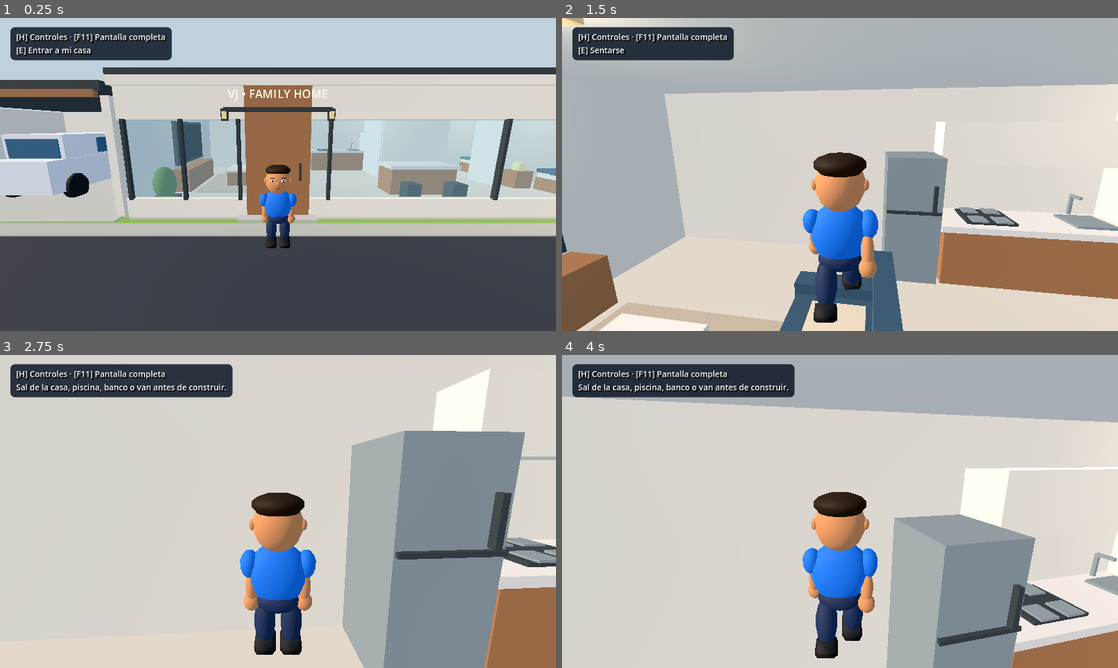
Above: before the commit, frames 1-4 (two rows, left to right).
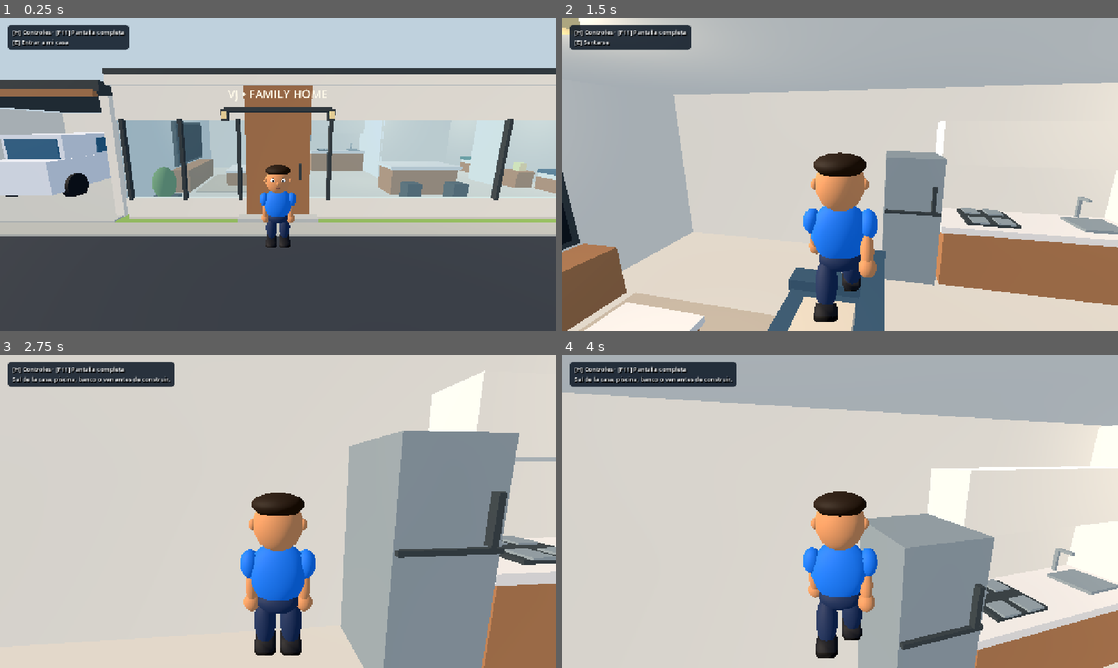
Above: after the commit, the same moments.

Repository: valdy247/mycity
Game: Godot game, scene res://main.tscn
Two runs of this game, one before a commit and one after it. Both use one fixed random seed, a clock stepped at 60 frames per second and the inputs below. This scene is started directly instead of the project's main scene.
Inputs (mouse positions are in pixels of both pictures, inside the frame that each line leads up to):
- Up to frame 1 (0.25 s): no input
- Up to frame 2 (1.5 s): tap Enter at 0.5 s; move the mouse to (867, 174) at 0.52 s; hold W from 0.53 s (still down); tap E at 0.6 s; click (867, 174) at 0.67 s; tap Space at 0.77 s; move the mouse to (812, 174) at 1.27 s; tap Shift at 1.35 s
- Up to frame 3 (2.75 s): keep holding W; tap Space at 1.52 s; move the mouse to (289, 505) at 2.02 s; tap B at 2.1 s
- Up to frame 4 (4 s): keep holding W; tap Space at 2.75, 3.02, 3.77 s; move the mouse to (834, 517) at 2.77 s; tap Q at 2.85 s; click (834, 517) at 2.92 s; move the mouse to (878, 514) at 3.52 s; tap X at 3.6 s

The runs differ from the first frame. In frame 1, 4.6% of the frame differs, in the area x 0-100%, y 2-74%; in frame 2, 9.8%; in frame 3, 5.9%; in frame 4, 19%, in the area x 0-100%, y 2-100%.

Commit message:
Keep native rendering resolution on low graphics and reduce rental interior draw distance

Diff:
--- a/game/main.gd
+++ b/game/main.gd
@@ -638,8 +638,17 @@
 
 # Match the existing simulation clock; lighting never changes its speed.
 # Rooms at y=110 have their own lights and must not inherit the outdoor night.
+func _update_player_draw_distance() -> void:
+	if not is_instance_valid(play_camera): return
+	# The rental interior is at y=110 and is only 14 x 12 m. Avoid rendering
+	# distant city geometry through its closed walls. Do not change world physics.
+	var in_rental: bool = is_instance_valid(garage) and garage.inside and is_instance_valid(player) and absf(player.global_position.y-110.0)<8.0
+	var distance := 38.0 if in_rental else (320.0 if low_graphics else (550.0 if graphics_quality==1 else 720.0))
+	if not is_equal_approx(play_camera.far,distance): play_camera.far = distance
+
 func _update_visual_lighting(force: bool = false) -> void:
 	if visual_environment==null or visual_sun==null: return
+	_update_player_draw_distance()
 	var minute := 480.0
 	if business!=null and business.life!=null:
 		minute = fposmod(float(business.life.state.get("minutes",480.0)),1440.0)
@@ -682,10 +691,13 @@
 	graphics_quality = clampi(graphics_quality,0,2)
 	low_graphics = graphics_quality==0
 	var window := get_window()
-	window.content_scale_mode = Window.CONTENT_SCALE_MODE_VIEWPORT
+	# Quality controls shadows and scene detail, never the output resolution.
+	# Canvas-items stretch keeps both HUD text and 3D at the window's native pixels.
+	window.content_scale_mode = Window.CONTENT_SCALE_MODE_CANVAS_ITEMS
 	window.content_scale_aspect = Window.CONTENT_SCALE_ASPECT_KEEP
-	window.content_scale_size = Vector2i(960,540) if low_graphics else Vector2i(1280,720)
-	play_camera.far = 320.0 if low_graphics else (550.0 if graphics_quality==1 else 720.0)
+	window.content_scale_size = Vector2i(1280,720)
+	window.scaling_3d_scale = 1.0
+	_update_player_draw_distance()
 	visual_sun.directional_shadow_mode = DirectionalLight3D.SHADOW_PARALLEL_4_SPLITS if graphics_quality==2 else DirectionalLight3D.SHADOW_PARALLEL_2_SPLITS
 	visual_sun.directional_shadow_max_distance = 105.0 if graphics_quality==2 else 55.0
 	if cuba_world!=null: cuba_world.set_graphics_quality(graphics_quality)
@@ -805,6 +817,7 @@
 		arm.spring_length = 0.0 if first_person else (2.15 if city_world != null and (city_world.inside_home or (city_world.bakery != null and city_world.bakery.inside) or (cuba_world != null and cuba_world.current_room>=0)) else 4.5)
 		pivot.position.y = .65
 	if garage!=null and garage.inside and not first_person: arm.spring_length = 2.0
+	_update_player_draw_distance()
 	if reticle != null:
 		reticle.visible = first_person and not driving and not building_mode and not (garage!=null and garage.riding)
 
